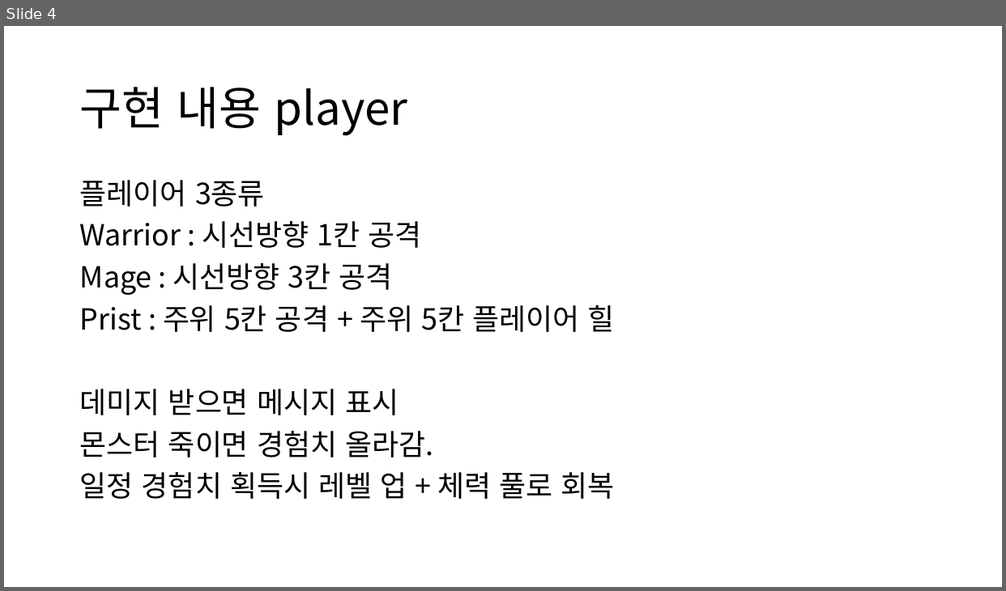
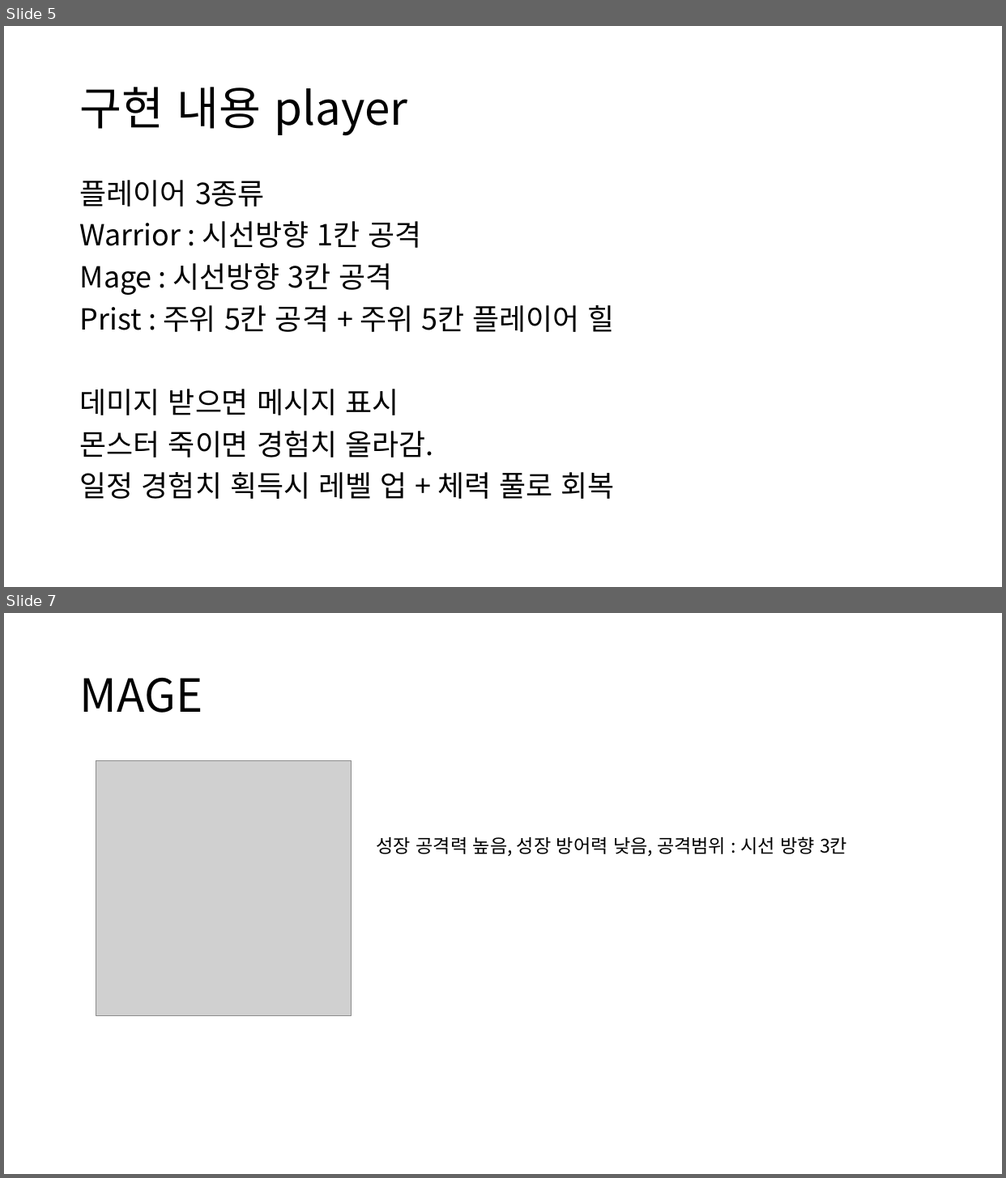
Before and after one commit to 2JongHyeok/GameServerTermProject, a slide deck: 발표자료.pptx. Shown one above the other, each under a label of ours: slide 4 before the commit, slides 5 and 7 after it; the slides between them are not shown. The pictures are 1006x591 and 1006x1178 pixels, drawn with LibreOffice and Linux fonts; fonts in the diff are those of the drawing; grey boxes stand for pictures. Boxes give left, top, right and bottom in pixels: in the first picture for what was removed or moved away, otherwise in the second. Text is boxed around its words. In the diff, an @@ line names an element or a change of style, - is before the commit and + after.

```diff
--- a/발표자료.pptx
+++ b/발표자료.pptx
@@ slide 7 added at box(4, 613, 1002, 1174), background #FFFFFF @@
@@ title added at box(80, 678, 203, 713), 44 pt, text #000000 @@
+MAGE
@@ picture added at box(96, 760, 351, 1016) @@
@@ text added at box(377, 837, 847, 856), 18 pt, text #000000 @@
+성장 공격력 높음, 성장 방어력 낮음, 공격범위 : 시선 방향 3칸
@@ what was slide 4 is now slide 5 @@
```
Also in this commit, not shown: 3 other slides added, 1 other file.
